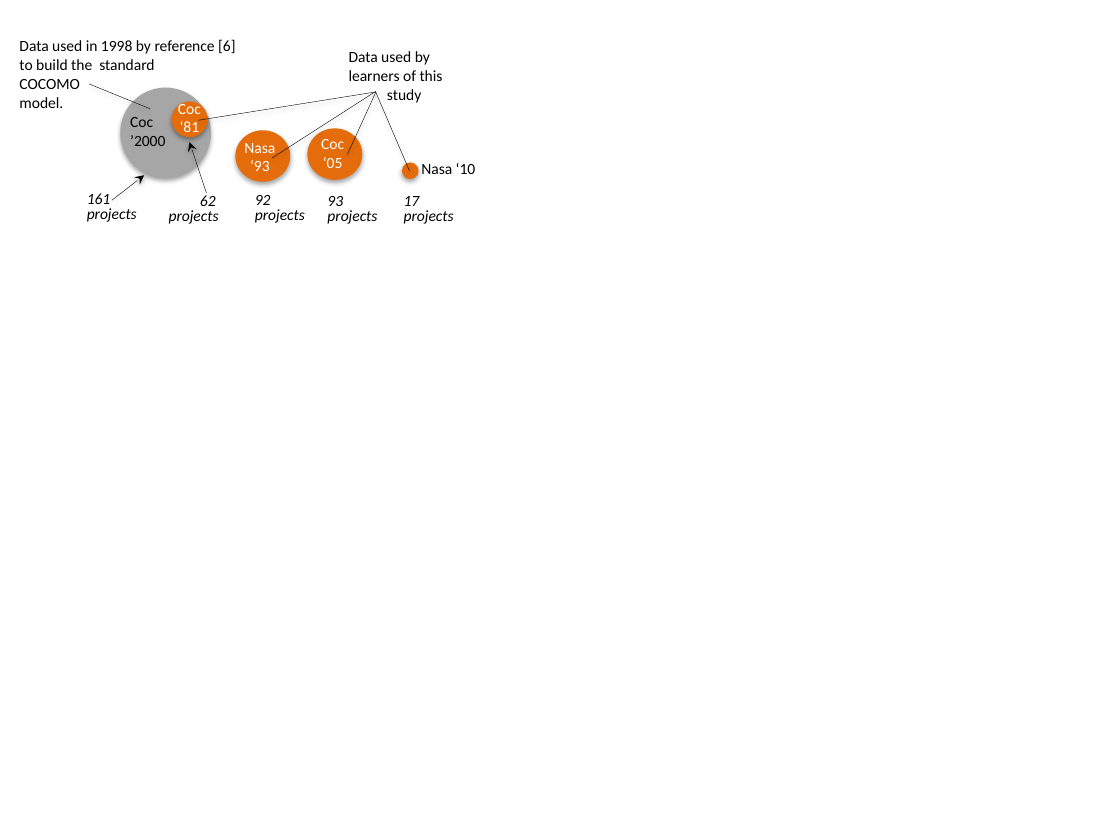
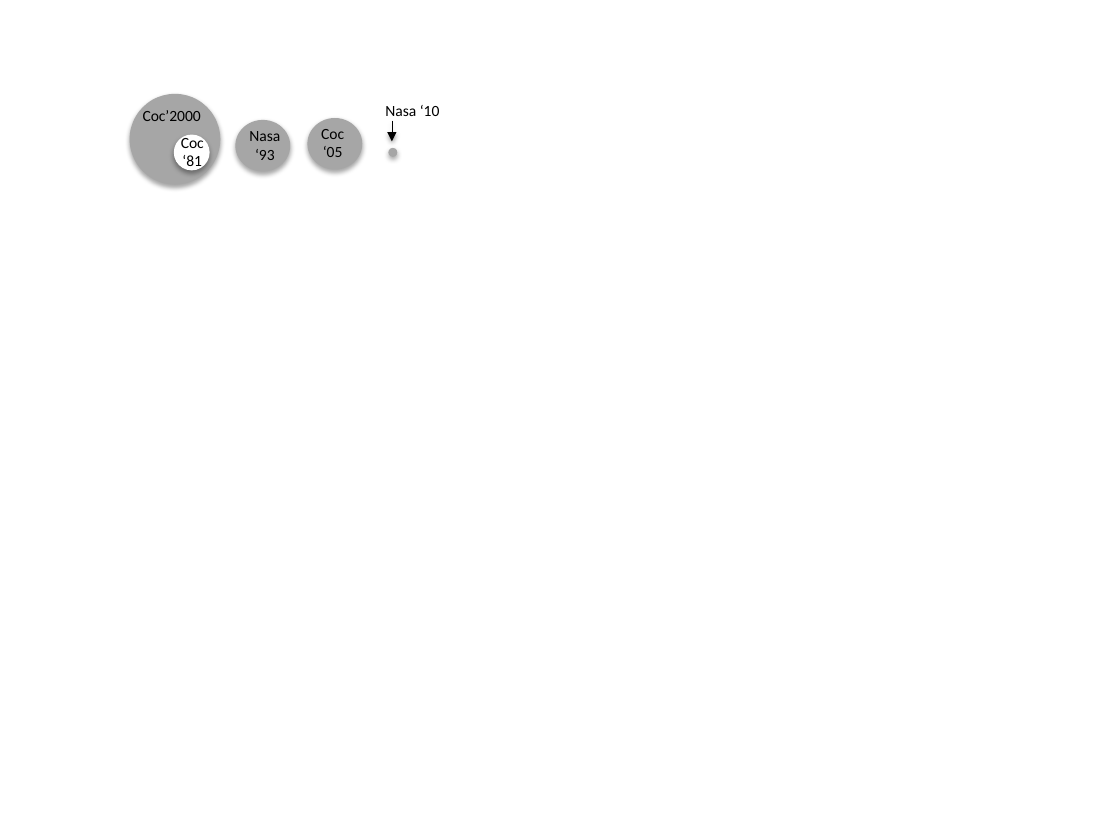
Before and after one commit to ai-se/cocreport, a slide deck: slide 1 of sizes.pptx. Drawn at 1120x840 pixels with LibreOffice and Linux fonts; fonts in the diff are those of the drawing. Boxes give left, top, right and bottom in pixels: in the first picture for what was removed or moved away, otherwise in the second. Text is boxed around its words. In the diff, an @@ line names an element or a change of style, - is before the commit and + after.

```diff
--- a/sizes.pptx
+++ b/sizes.pptx
@@ text removed at [19,39,235,108] @@
-Data used in 1998 by reference [6]
-to build the standard
-COCOMO
-model.
@@ text removed at [349,51,443,103] @@
-Data used by
-learners of this
-study
@@ line removed from (90, 84) to (150, 109) @@
@@ ellipse: place and size @@
-ellipse at [120,87,211,178]
+ellipse at [130,94,221,185]
@@ text at [143,110,201,121]: spaces changed @@
-Coc
-’2000
+Coc’2000
@@ line removed from (376, 92) to (198, 120) @@
@@ line removed from (375, 92) to (272, 158) @@
@@ 2 ellipses, 1 text: place and size @@
-2 ellipses, 1 text at [235,129,362,181]
+2 ellipses, 1 text at [235,118,362,171]
@@ line removed from (376, 92) to (347, 155) @@
@@ text "Nasa ‘10": place and size @@
-text "Nasa ‘10" at [421,163,476,174]
+text "Nasa ‘10" at [385,105,440,116]
@@ text colour #FFFFFF to #000000 in 3 elements at [321,129,344,157], [249,131,280,160], [181,134,204,171] @@
@@ text "Coc ‘81": place and size @@
-text "Coc ‘81" at [178,100,201,137]
+text "Coc ‘81" at [181,134,204,171]
@@ ellipse: place and size @@
-ellipse at [171,101,207,137]
+ellipse at [174,134,209,170]
@@ ellipse at [174,134,209,170]: fill #E46C0A to #FFFFFF @@
@@ arrow removed from (206, 193) to (189, 142) @@
@@ text "Nasa": place and size @@
-text "Nasa" at [244,143,275,171]
+text "Nasa" at [249,131,280,160]
@@ fill #E46C0A to #A6A6A6 in 3 elements at [235,120,290,171], [307,118,362,169], [389,148,398,157] @@
@@ ellipse: place and size @@
-ellipse at [402,162,419,179]
+ellipse at [389,148,398,157]
@@ line moved from (375, 91) - (410, 171) to (392, 121) - (392, 141) @@
@@ line (392, 121) - (392, 141): line to arrow @@
@@ arrow removed from (112, 200) to (144, 175) @@
@@ text removed at [87,193,137,222] @@
-161
-projects
@@ text removed at [169,195,219,224] @@
-62
-projects
@@ text removed at [255,195,305,223] @@
-92
-projects
@@ text removed at [327,196,377,224] @@
-93
-projects
@@ text removed at [404,196,454,224] @@
-17
-projects
```
Also in this commit, not shown: 2 other files.
